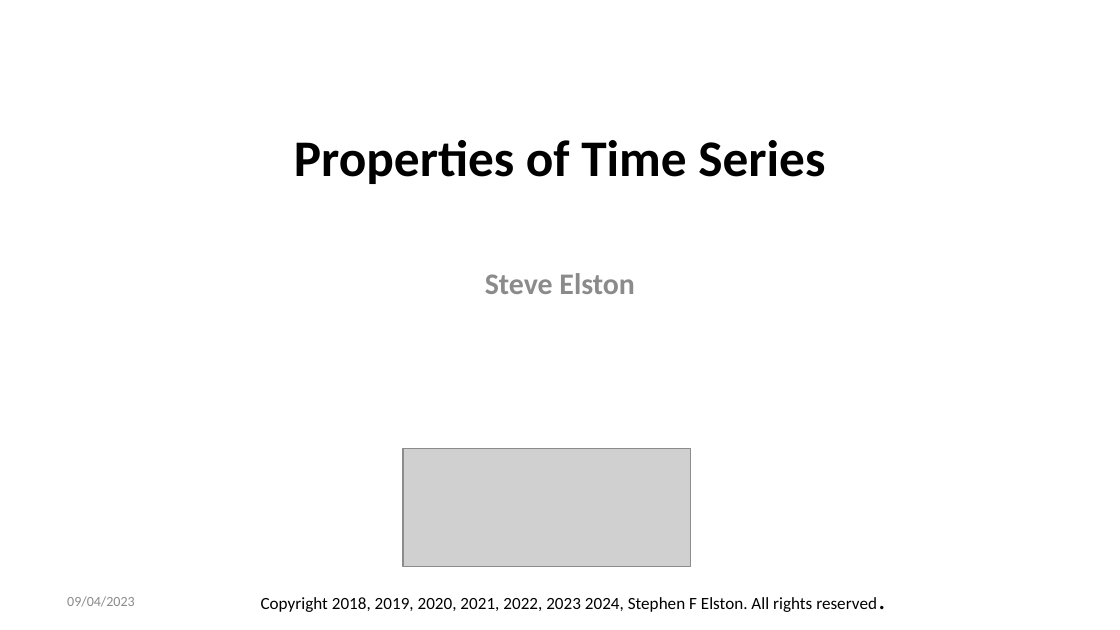
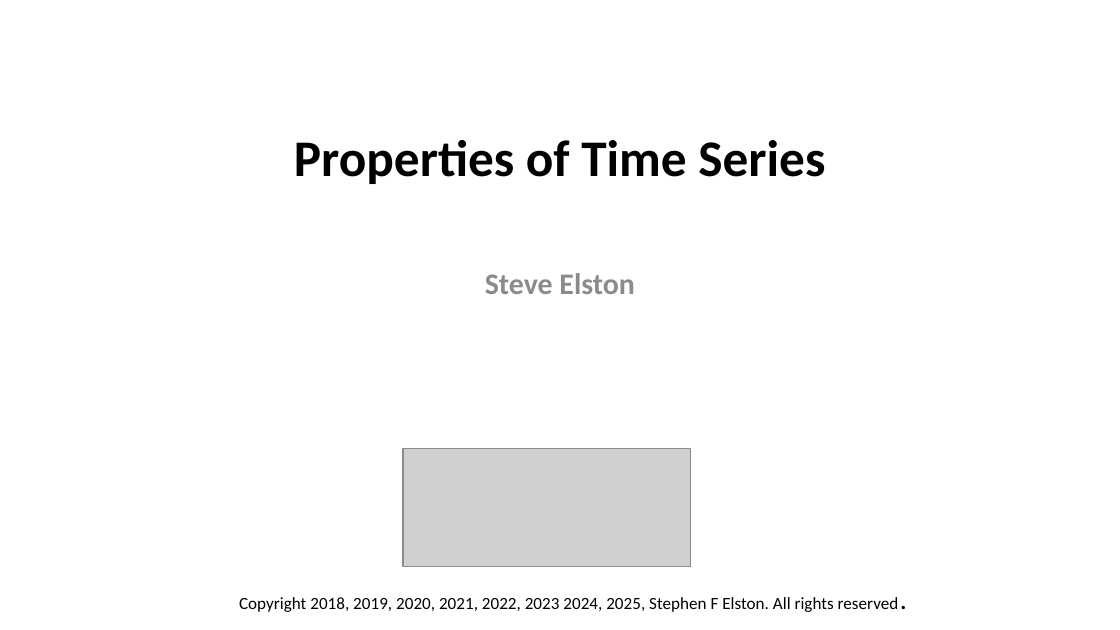
Before and after one commit to StephenElston/CSCI-E-83, a slide deck: slide 1 of LectureSlides/11_PropertiesOfTimeSeries.pptx. Drawn at 1120x630 pixels with LibreOffice and Linux fonts; fonts in the diff are those of the drawing; grey boxes stand for pictures. Boxes give left, top, right and bottom in pixels: in the first picture for what was removed or moved away, otherwise in the second. Text is boxed around its words. In the diff, an @@ line names an element or a change of style, - is before the commit and + after.

```diff
--- a/LectureSlides/11_PropertiesOfTimeSeries.pptx
+++ b/LectureSlides/11_PropertiesOfTimeSeries.pptx
@@ text removed at <box>67,596,135,607</box> @@
-09/04/2023
@@ text at <box>239,597,899,612</box>: text changed @@
-Copyright 2018, 2019, 2020, 2021, 2022, 2023 2024, Stephen F Elston. All rights reserved.
+Copyright 2018, 2019, 2020, 2021, 2022, 2023 2024, 2025, Stephen F Elston. All rights reserved.
```
Also in this commit, not shown: 21 other slides changed, 9 slides added, 1 slide removed.
